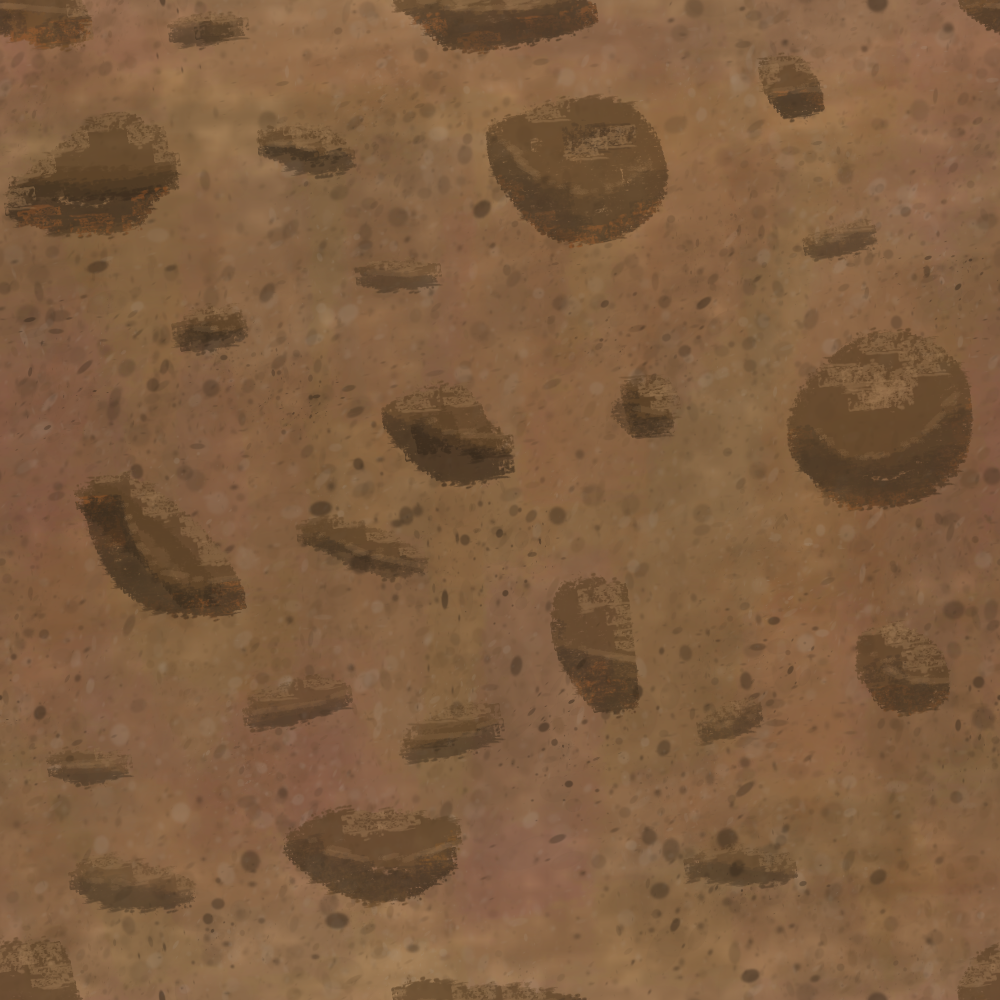
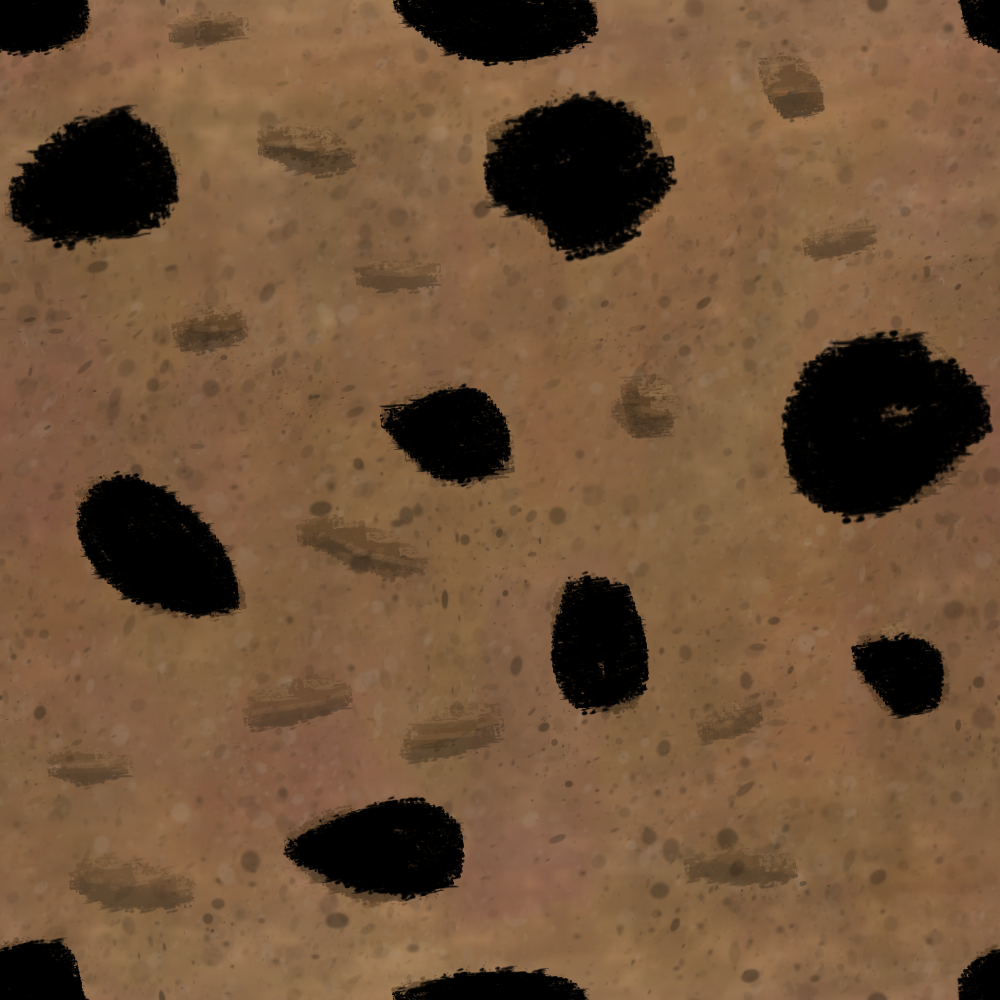
Before/after of a 1000×1000 layered artwork. What changed in the layer stack:
added layer "Pintar camada 6" above "Pedras" over [0, 0, 1000, 1000]
painted on "Pintar camada 4" over [0, 0, 1000, 1000]
painted on "Cor base pedra" over [0, 0, 1000, 1000]
painted on "Pintar camada 5" over [0, 0, 1000, 1000]